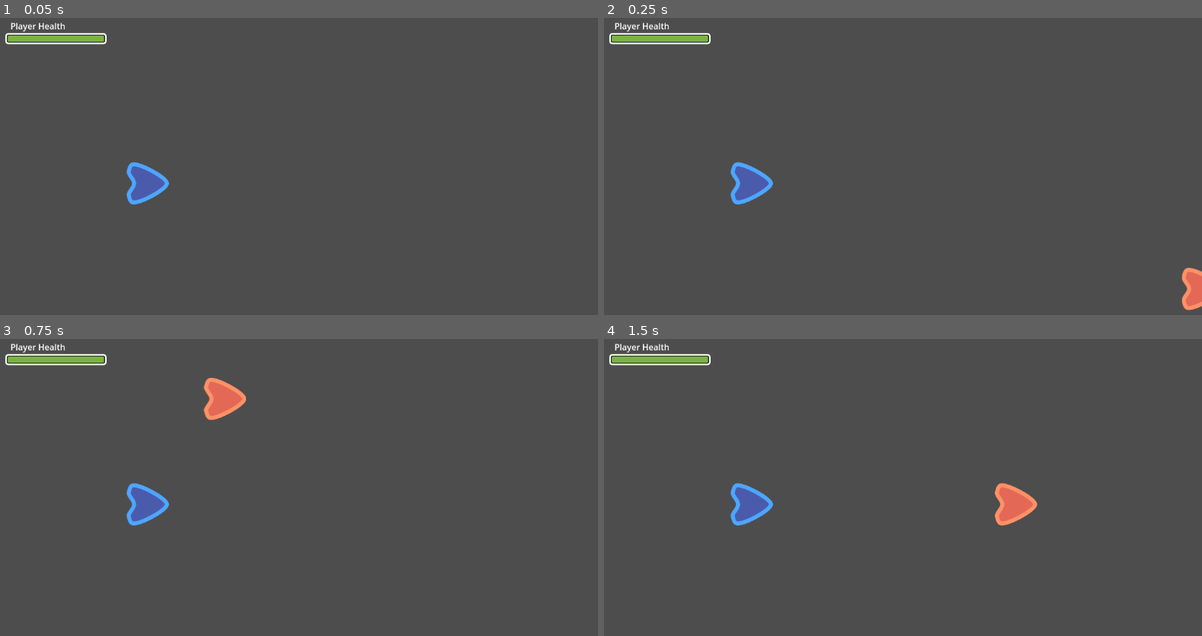
Above: before the commit, frames 1-4 (two rows, left to right).
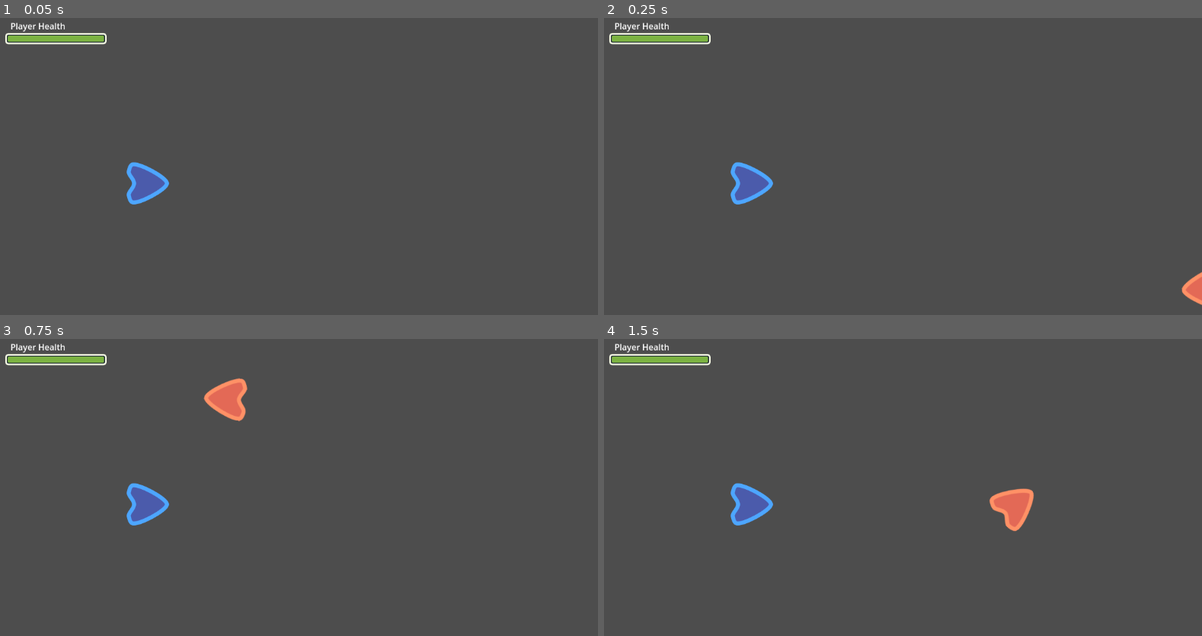
Above: after the commit, the same moments.

Repository: almightobasadre/Almightos-Godot-Practice-Projects
Game: Godot game, scene res://custom_signal_gd.tscn
The game is run twice, just before and just after one commit, with the same random seed, the same clock (stepped at 60 frames per second) and the same inputs.
Inputs:
- Up to frame 1 (0.05 s): no input
- Up to frame 2 (0.25 s): no input
- Up to frame 3 (0.75 s): no input
- Up to frame 4 (1.5 s): no input

Frame 1 is identical in both runs. In frame 2, 0.3% of the frame differs, in the area x 96-100%, y 84-99%; in frame 3, 0.6%, in the area x 34-42%, y 13-28%; in frame 4, 0.5%.

Commit message:
Added direction to sprite rotation

Diff:
--- a/T004_CustomSignals_GD (2DM)/scripts/enemy_gd.gd
+++ b/T004_CustomSignals_GD (2DM)/scripts/enemy_gd.gd
@@ -6,10 +6,13 @@
 var angle = 0.0
 
 @onready var start_position = position
+@onready var previous_position = start_position
 
 func _process(delta):
 	angle = wrapf(angle + angular_speed * delta, 0.0, 2 * angular_speed)
 
 	var direction = Vector2(cos(angle), sin(2*angle))
 
+	previous_position = position
 	position = start_position + direction * radius
+	rotation = (position - previous_position).angle()
